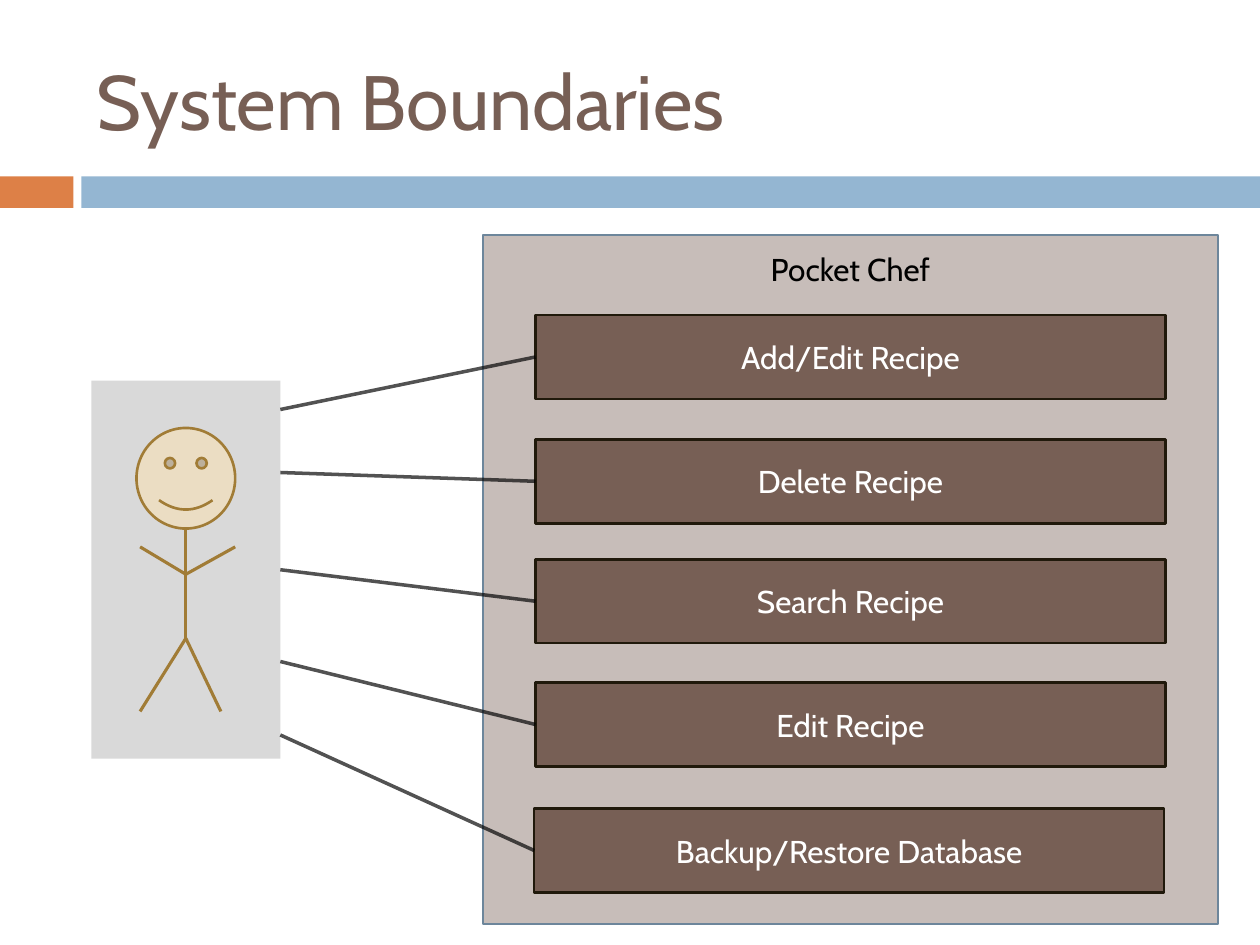
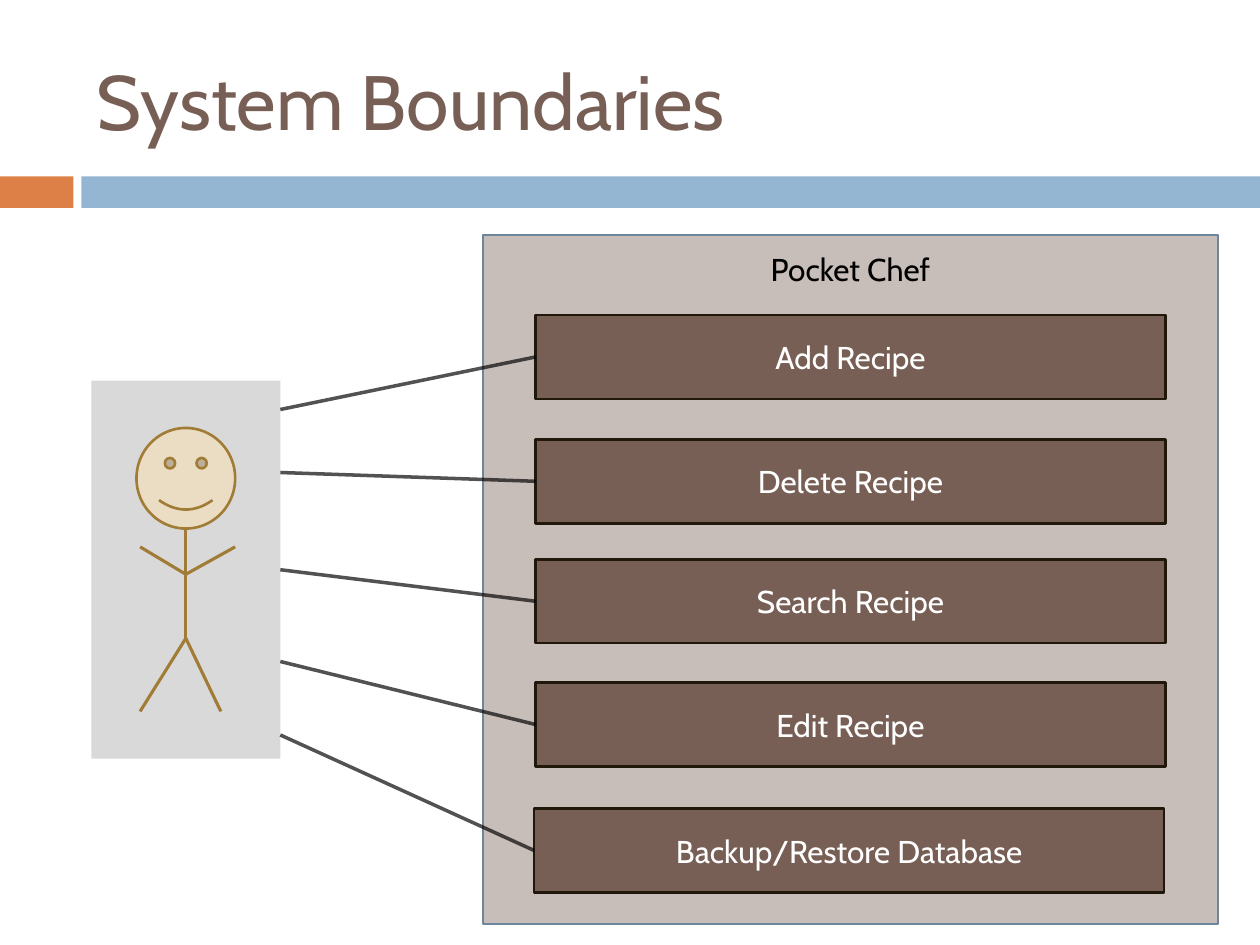
Before and after one commit to CS3365-01/PowerPoints, a slide deck: slide 3 of Product Architecture.pptx. Drawn at 1260x945 pixels with LibreOffice and Linux fonts; fonts in the diff are those of the drawing. Boxes give left, top, right and bottom in pixels: in the first picture for what was removed or moved away, otherwise in the second. Text is boxed around its words. In the diff, an @@ line names an element or a change of style, - is before the commit and + after.

```diff
--- a/Product Architecture.pptx
+++ b/Product Architecture.pptx
@@ text in rectangle at (x1=775, y1=345, x2=925, y2=376): text changed @@
-Add/Edit Recipe
+Add Recipe
```
Also in this commit, not shown: 1 other file.
